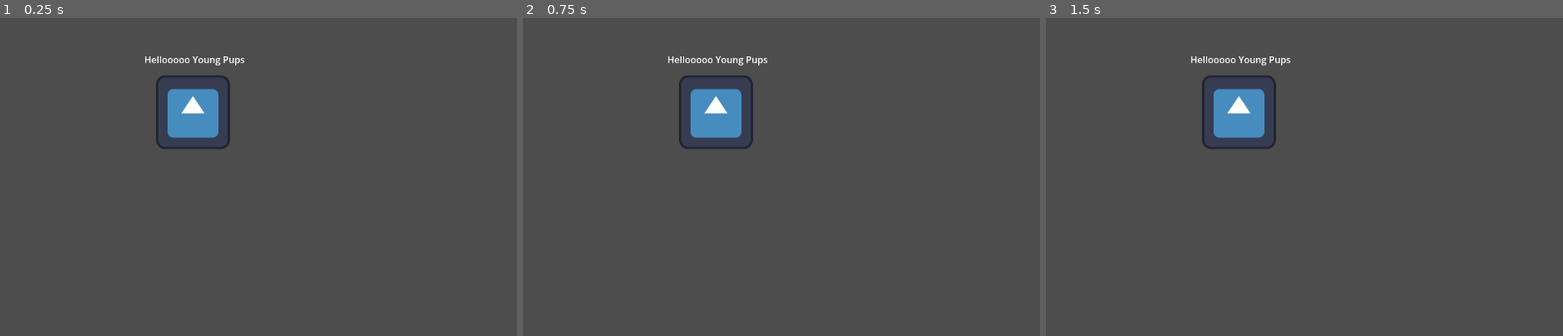
Above: before the commit, frames 1-3 (left to right).
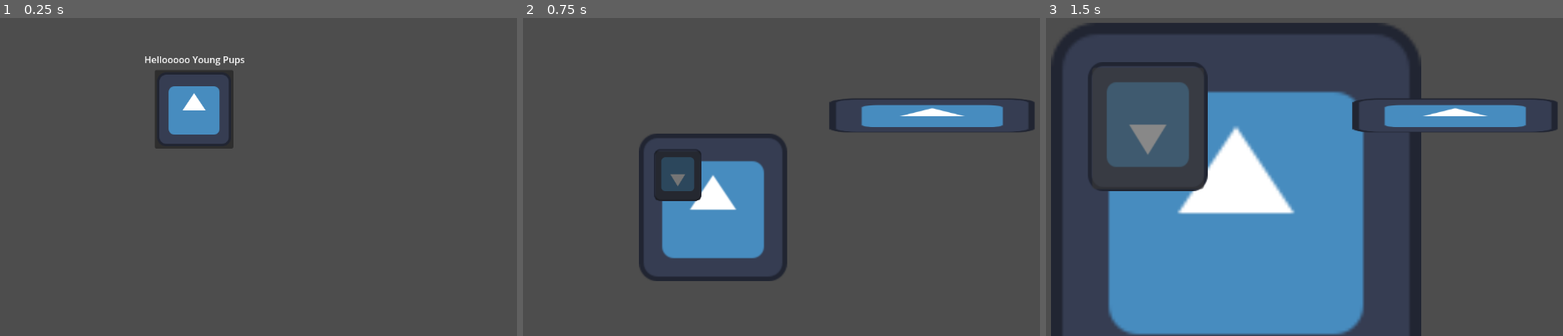
Above: after the commit, the same moments.

Repository: DepressoExpressoBoi/Godot-Wild-Jam-Signal
Game: Godot game, scene res://scenes/game_controller.tscn
Two runs of this game, one before a commit and one after it. Both use one fixed random seed, a clock stepped at 60 frames per second and the inputs below. The engine's default icon, where the game draws it, is replaced by a stand-in: a white triangle on a blue panel in a dark square.
Inputs (mouse positions are in pixels of both pictures, inside the frame that each line leads up to):
- Up to frame 1 (0.25 s): no input
- Up to frame 2 (0.75 s): click (719, 110) at 0.52 s
- Up to frame 3 (1.5 s): click (1201, 177) at 1.27 s

The runs differ from the first frame. In frame 1, 1.0% of the frame differs, in the area x 30-46%, y 16-42%; in frame 2, 13%; in frame 3, 46%, in the area x 0-100%, y 1-100%.

Commit message:
Added some scenes for puzzles

Diff:
--- /dev/null
+++ b/scenes/bomb.tscn
@@ -0,0 +1,12 @@
+[gd_scene format=3 uid="uid://cecyb2swr8ihe"]
+
+[ext_resource type="Texture2D" uid="uid://bgfarc1ngqshe" path="res://assets/icon.svg" id="1_4kkau"]
+[ext_resource type="PackedScene" uid="uid://ctlippocb5mar" path="res://scenes/puzzle_a.tscn" id="2_vpdcx"]
+
+[node name="Bomb" type="Sprite2D" unique_id=258079969]
+scale = Vector2(2, 2)
+texture = ExtResource("1_4kkau")
+
+[node name="PuzzleA" parent="." unique_id=222436367 instance=ExtResource("2_vpdcx")]
+position = Vector2(-30.5, -27.999989)
+scale = Vector2(0.3230725, 0.349532)
--- /dev/null
+++ b/scenes/bomb_and_frog.tscn
@@ -0,0 +1,14 @@
+[gd_scene format=3 uid="uid://cp5q1kunhyohj"]
+
+[ext_resource type="PackedScene" uid="uid://cecyb2swr8ihe" path="res://scenes/bomb.tscn" id="1_1vjqw"]
+[ext_resource type="Texture2D" uid="uid://bgfarc1ngqshe" path="res://assets/icon.svg" id="2_xegqa"]
+
+[node name="BombAndFrog" type="Node2D" unique_id=1950971119]
+
+[node name="Bomb" parent="." unique_id=258079969 instance=ExtResource("1_1vjqw")]
+position = Vector2(542, 425)
+
+[node name="Sprite2D" type="Sprite2D" parent="." unique_id=1190051613]
+position = Vector2(921.00006, 266)
+scale = Vector2(2.7734373, 0.4609375)
+texture = ExtResource("2_xegqa")
--- a/scenes/main_menu.tscn
+++ b/scenes/main_menu.tscn
@@ -22,6 +22,12 @@
 horizontal_alignment = 1
 vertical_alignment = 1
 
-[node name="Icon" type="Sprite2D" parent="." unique_id=1088712655]
-position = Vector2(547, 260)
-texture = ExtResource("2_ekxnf")
+[node name="Button" type="Button" parent="." unique_id=1091325008]
+layout_mode = 0
+offset_left = 481.0
+offset_top = 187.0
+offset_right = 617.0
+offset_bottom = 323.0
+icon = ExtResource("2_ekxnf")
+
+[connection signal="pressed" from="Button" to="." method="_on_button_pressed"]
--- /dev/null
+++ b/scenes/puzzle_a.gd
@@ -0,0 +1,4 @@
+extends Sprite2D
+
+func _on_button_pressed() -> void:
+	get_parent().set_scale(Vector2(5, 5))
--- /dev/null
+++ b/scenes/puzzle_a.tscn
@@ -0,0 +1,17 @@
+[gd_scene format=3 uid="uid://ctlippocb5mar"]
+
+[ext_resource type="Texture2D" uid="uid://bgfarc1ngqshe" path="res://assets/icon.svg" id="1_cus7r"]
+[ext_resource type="Script" uid="uid://baylfye3ho4a6" path="res://scenes/puzzle_a.gd" id="2_kuwed"]
+
+[node name="PuzzleA" type="Sprite2D" unique_id=222436367]
+rotation = 3.1415927
+texture = ExtResource("1_cus7r")
+script = ExtResource("2_kuwed")
+
+[node name="Button" type="Button" parent="." unique_id=1736106652]
+offset_left = -60.039516
+offset_top = -61.6195
+offset_right = 59.536465
+offset_bottom = 58.91555
+
+[connection signal="pressed" from="Button" to="." method="_on_button_pressed"]
--- a/scripts/game_controller.gd
+++ b/scripts/game_controller.gd
@@ -11,6 +11,11 @@
 func _ready() -> void:
 	Global.game_controller = self
 
+func change_to_bomb_and_frog_scene():
+	Global.game_controller.remove_child(main_menu)
+	var bomb_and_frog = preload("res://scenes/bomb_and_frog.tscn").instantiate()
+	Global.game_controller.add_child(bomb_and_frog)
+
 # Here we would add the functions that we call from the game to change to different scenes.
 # I can't start writing one ssince we don't have the scenes and each one has different
 # requirements. Such as if the scene needs to still exist in the background for things
--- a/scripts/main_menu.gd
+++ b/scripts/main_menu.gd
@@ -5,3 +5,7 @@
 
 func _process(delta):
 	pass
+
+# Godot button pressed
+func _on_button_pressed() -> void:
+	Global.game_controller.change_to_bomb_and_frog_scene()
Not shown, added: scenes/puzzle_a.gd.uid
